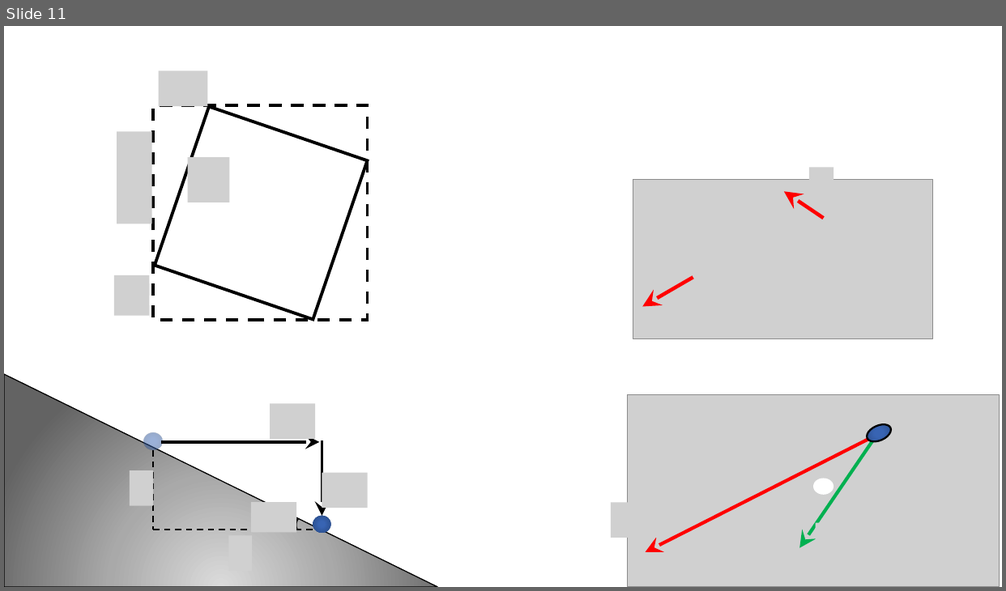
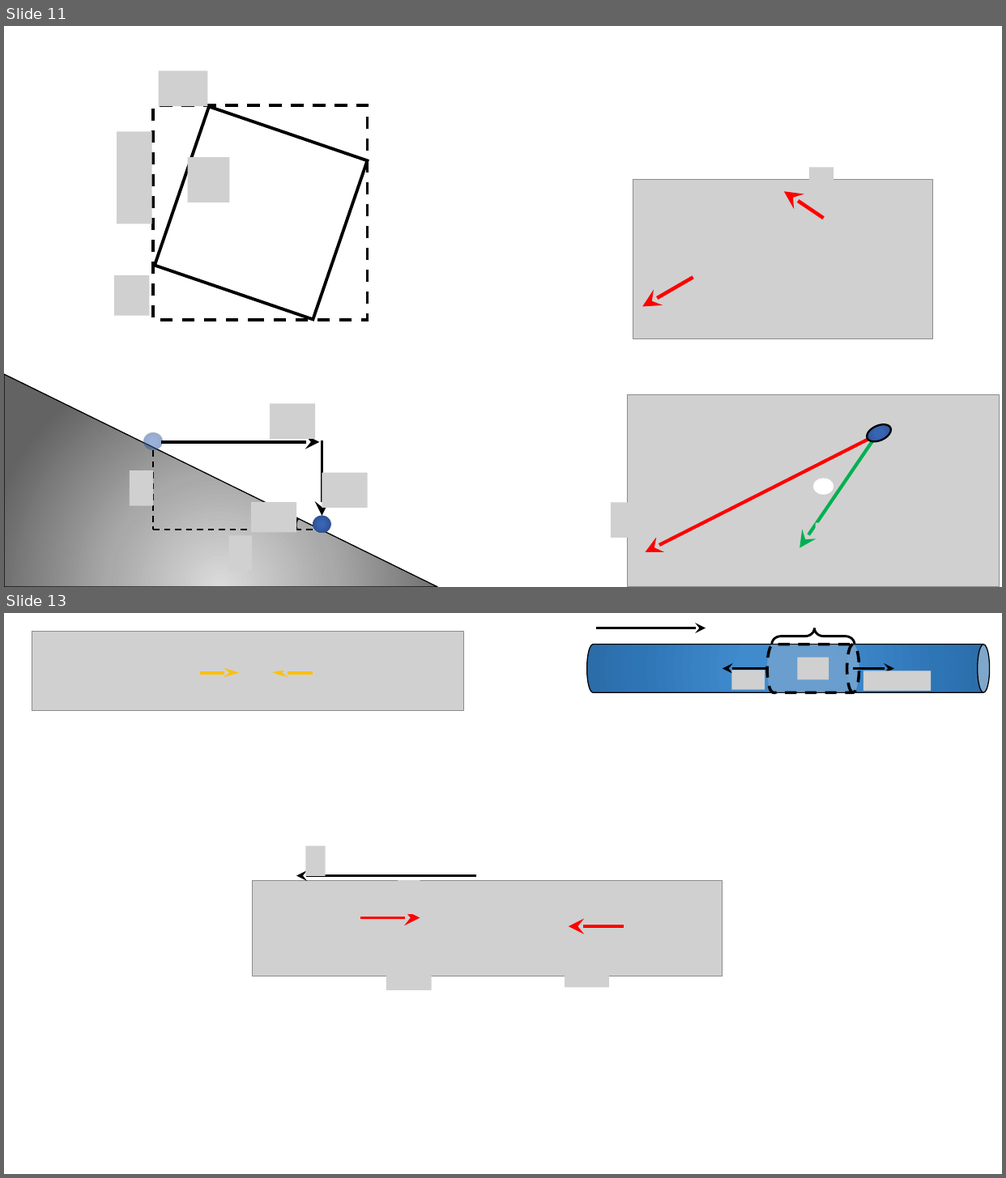
Before and after one commit to savchenko-physics/savchenko-physics.github.io, a slide deck: volunteer/Drawings.pptx. Shown one above the other, each under a label of ours: slide 11 before the commit, slides 11 and 13 after it; the slides between them are not shown. The pictures are 1006x591 and 1006x1178 pixels, drawn with LibreOffice and Linux fonts; fonts in the diff are those of the drawing; grey boxes stand for pictures; background and template pictures are left out. Boxes give left, top, right and bottom in pixels: in the first picture for what was removed or moved away, otherwise in the second. Text is boxed around its words. In the diff, an @@ line names an element or a change of style, - is before the commit and + after.

```diff
--- a/volunteer/Drawings.pptx
+++ b/volunteer/Drawings.pptx
@@ slide 13 added at (x1=4, y1=613, x2=1002, y2=1174), background #FFFFFF @@
@@ group added at (x1=587, y1=628, x2=990, y2=693): 3 pictures, 3 arrows, 2 cylinders, 1 left brace @@
@@ group added at (x1=32, y1=631, x2=463, y2=710): 3 pictures, 2 arrows @@
@@ picture added at (x1=305, y1=845, x2=325, y2=875) @@
@@ arrow added from (476, 875) to (296, 875), #000000 2 pt @@
@@ picture added at (x1=253, y1=880, x2=722, y2=976) @@
@@ picture added at (x1=398, y1=880, x2=420, y2=914) @@
@@ picture added at (x1=576, y1=884, x2=598, y2=918) @@
@@ arrow added from (360, 918) to (420, 918), #FF0000 3 pt @@
@@ arrow added from (624, 926) to (569, 926), #FF0000 3 pt @@
@@ picture added at (x1=565, y1=952, x2=609, y2=987) @@
@@ picture added at (x1=386, y1=955, x2=432, y2=990) @@
```
Also in this commit, not shown: 1 slide changed, 1 other slide added, 29 other files.
